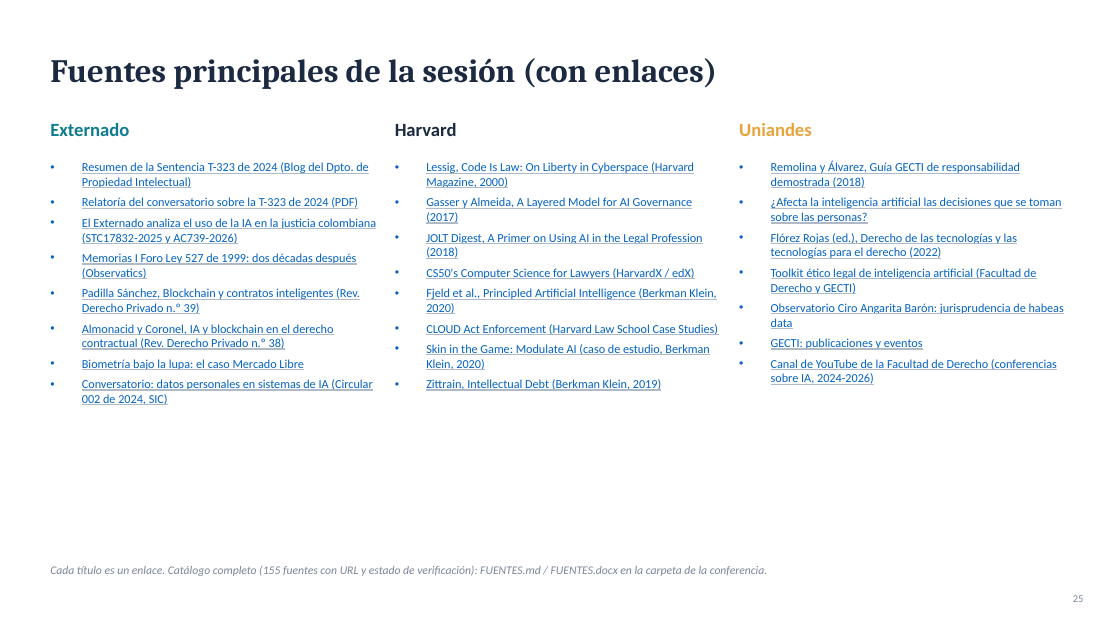
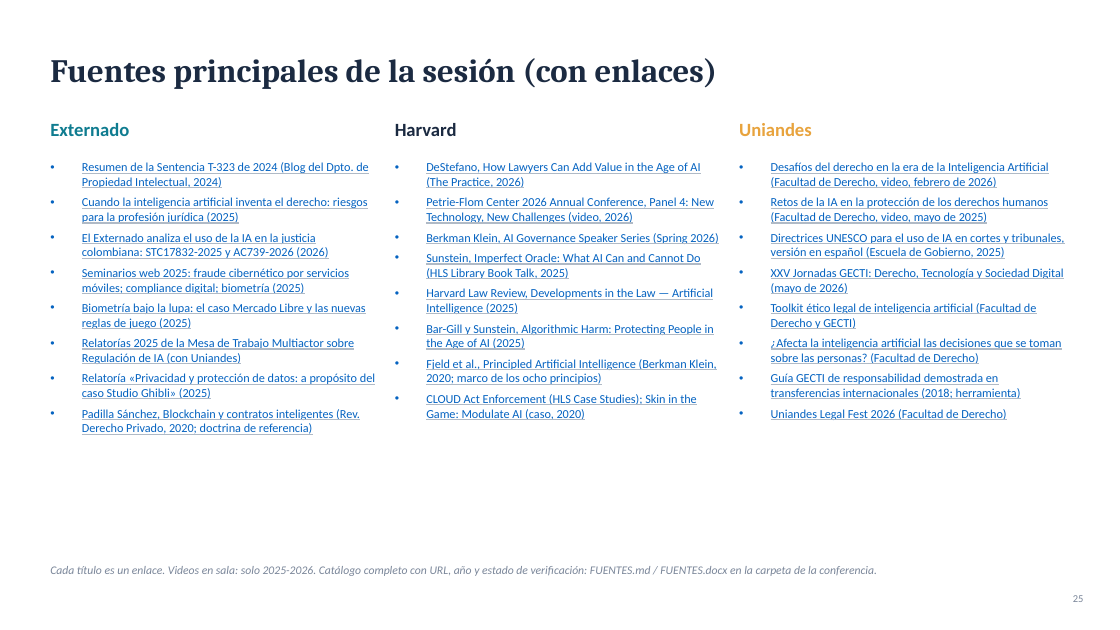
Before and after one commit to Arturoramos22/Arturoramos22, a slide deck: slide 25 of conferencia-derecho-tecnologia/DIAPOSITIVAS.pptx. Drawn at 1120x630 pixels with LibreOffice and Linux fonts; fonts in the diff are those of the drawing. Boxes give left, top, right and bottom in pixels: in the first picture for what was removed or moved away, otherwise in the second. Text is boxed around its words. In the diff, an @@ line names an element or a change of style, - is before the commit and + after.

```diff
--- a/conferencia-derecho-tecnologia/DIAPOSITIVAS.pptx
+++ b/conferencia-derecho-tecnologia/DIAPOSITIVAS.pptx
@@ text at (82, 162, 375, 435): text changed @@
-• Resumen de la Sentencia T-323 de 2024 (Blog del Dpto. de Propiedad Intelectual)
-• Relatoría del conversatorio sobre la T-323 de 2024 (PDF)
-• El Externado analiza el uso de la IA en la justicia colombiana (STC17832-2025 y AC739-2026)
-• Memorias I Foro Ley 527 de 1999: dos décadas después (Observatics)
-• Padilla Sánchez, Blockchain y contratos inteligentes (Rev. Derecho Privado n.º 39)
-• Almonacid y Coronel, IA y blockchain en el derecho contractual (Rev. Derecho Privado n.º 38)
-• Biometría bajo la lupa: el caso Mercado Libre
-• Conversatorio: datos personales en sistemas de IA (Circular 002 de 2024, SIC)
+• Resumen de la Sentencia T-323 de 2024 (Blog del Dpto. de Propiedad Intelectual, 2024)
+• Cuando la inteligencia artificial inventa el derecho: riesgos para la profesión jurídica (2025)
+• El Externado analiza el uso de la IA en la justicia colombiana: STC17832-2025 y AC739-2026 (2026)
+• Seminarios web 2025: fraude cibernético por servicios móviles; compliance digital; biometría (2025)
+• Biometría bajo la lupa: el caso Mercado Libre y las nuevas reglas de juego (2025)
+• Relatorías 2025 de la Mesa de Trabajo Multiactor sobre Regulación de IA (con Uniandes)
+• Relatoría «Privacidad y protección de datos: a propósito del caso Studio Ghibli» (2025)
+• Padilla Sánchez, Blockchain y contratos inteligentes (Rev. Derecho Privado, 2020; doctrina de referencia)
@@ text at (426, 162, 718, 420): text changed @@
-• Lessig, Code Is Law: On Liberty in Cyberspace (Harvard Magazine, 2000)
-• Gasser y Almeida, A Layered Model for AI Governance (2017)
-• JOLT Digest, A Primer on Using AI in the Legal Profession (2018)
-• CS50's Computer Science for Lawyers (HarvardX / edX)
-• Fjeld et al., Principled Artificial Intelligence (Berkman Klein, 2020)
-• CLOUD Act Enforcement (Harvard Law School Case Studies)
-• Skin in the Game: Modulate AI (caso de estudio, Berkman Klein, 2020)
-• Zittrain, Intellectual Debt (Berkman Klein, 2019)
+• DeStefano, How Lawyers Can Add Value in the Age of AI (The Practice, 2026)
+• Petrie-Flom Center 2026 Annual Conference, Panel 4: New Technology, New Challenges (video, 2026)
+• Berkman Klein, AI Governance Speaker Series (Spring 2026)
+• Sunstein, Imperfect Oracle: What AI Can and Cannot Do (HLS Library Book Talk, 2025)
+• Harvard Law Review, Developments in the Law — Artificial Intelligence (2025)
+• Bar-Gill y Sunstein, Algorithmic Harm: Protecting People in the Age of AI (2025)
+• Fjeld et al., Principled Artificial Intelligence (Berkman Klein, 2020; marco de los ocho principios)
+• CLOUD Act Enforcement (HLS Case Studies); Skin in the Game: Modulate AI (caso, 2020)
@@ text at (771, 162, 1065, 294): text changed @@
-• Remolina y Álvarez, Guía GECTI de responsabilidad demostrada (2018)
-• ¿Afecta la inteligencia artificial las decisiones que se toman sobre las personas?
-• Flórez Rojas (ed.), Derecho de las tecnologías y las tecnologías para el derecho (2022)
+• Desafíos del derecho en la era de la Inteligencia Artificial (Facultad de Derecho, video, febrero de 2026)
+• Retos de la IA en la protección de los derechos humanos (Facultad de Derecho, video, mayo de 2025)
+• Directrices UNESCO para el uso de IA en cortes y tribunales, versión en español (Escuela de Gobierno, 2025)
+• XXV Jornadas GECTI: Derecho, Tecnología y Sociedad Digital (mayo de 2026)
@@ text at (771, 338, 1061, 420): text changed @@
-• Observatorio Ciro Angarita Barón: jurisprudencia de habeas data
-• GECTI: publicaciones y eventos
-• Canal de YouTube de la Facultad de Derecho (conferencias sobre IA, 2024-2026)
+• ¿Afecta la inteligencia artificial las decisiones que se toman sobre las personas? (Facultad de Derecho)
+• Guía GECTI de responsabilidad demostrada en transferencias internacionales (2018; herramienta)
+• Uniandes Legal Fest 2026 (Facultad de Derecho)
@@ text at (50, 566, 877, 576): text changed @@
-Cada título es un enlace. Catálogo completo (155 fuentes con URL y estado de verificación): FUENTES.md / FUENTES.docx en la carpeta de la conferencia.
+Cada título es un enlace. Videos en sala: solo 2025-2026. Catálogo completo con URL, año y estado de verificación: FUENTES.md / FUENTES.docx en la carpeta de la conferencia.
```
Also in this commit, not shown: 9 other slides changed, 6 other files.
